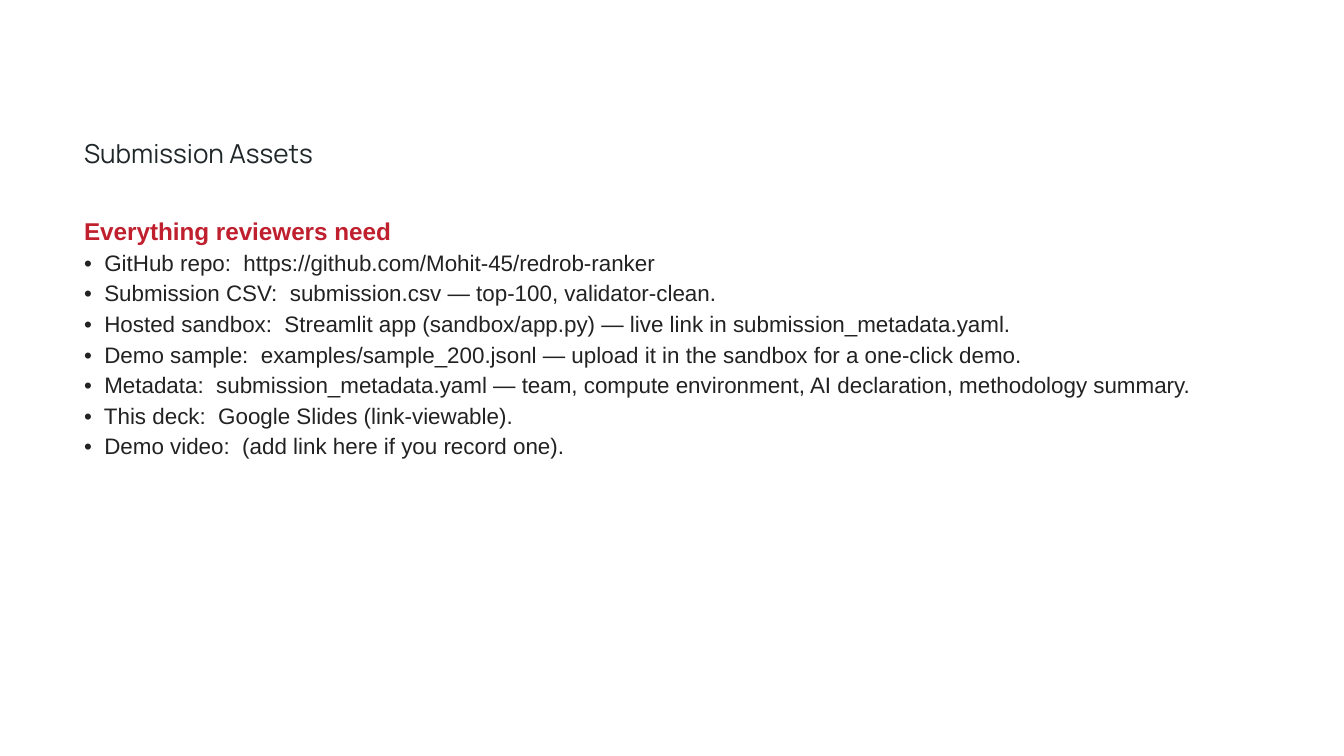
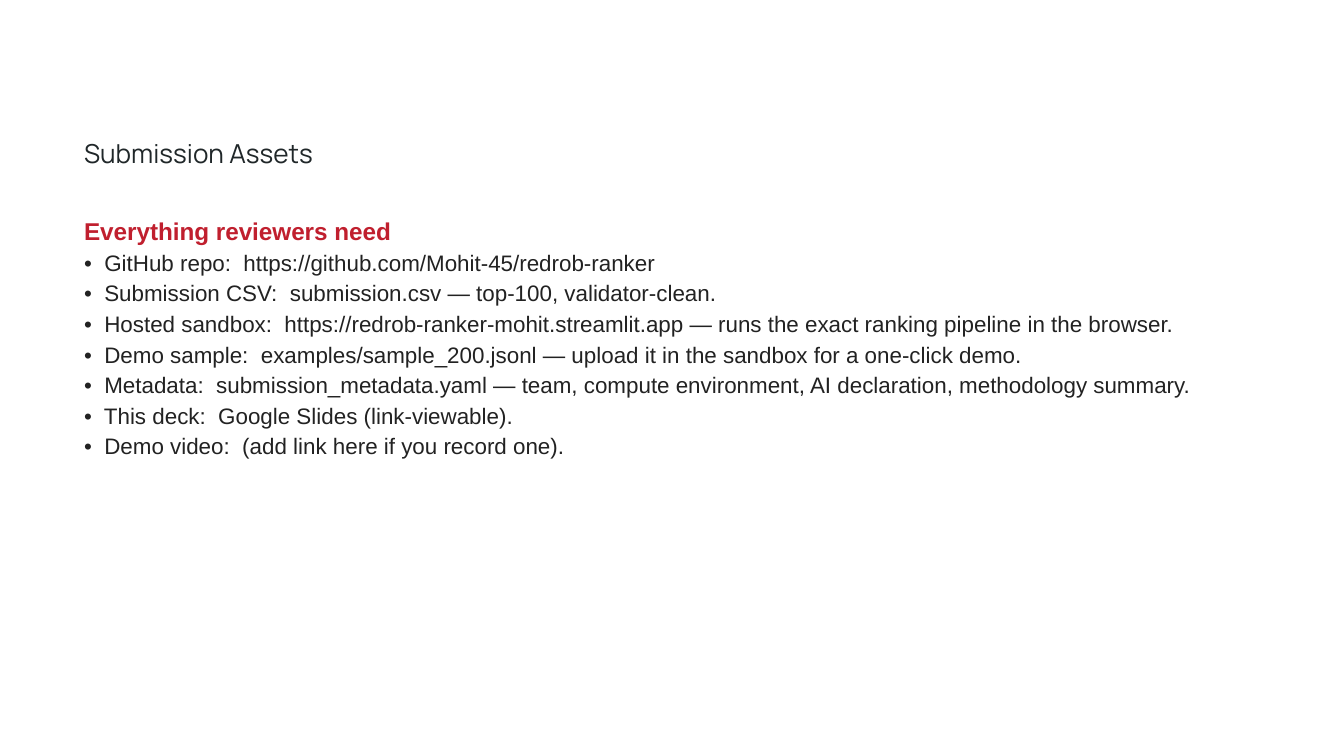
Before and after one commit to Mohit-45/redrob-ranker, a slide deck: slide 10 of docs/Redrob_Idea_Submission_Mohit.pptx. Drawn at 1344x756 pixels with LibreOffice and Linux fonts; fonts in the diff are those of the drawing; background and template pictures are left out. Boxes give left, top, right and bottom in pixels: in the first picture for what was removed or moved away, otherwise in the second. Text is boxed around its words. In the diff, an @@ line names an element or a change of style, - is before the commit and + after.

```diff
--- a/docs/Redrob_Idea_Submission_Mohit.pptx
+++ b/docs/Redrob_Idea_Submission_Mohit.pptx
@@ text at [104,315,1172,337]: text changed @@
-• Hosted sandbox: Streamlit app (sandbox/app.py) — live link in submission_metadata.yaml.
+• Hosted sandbox: https://redrob-ranker-mohit.streamlit.app — runs the exact ranking pipeline in the browser.
```
Also in this commit, not shown: 2 other files.
